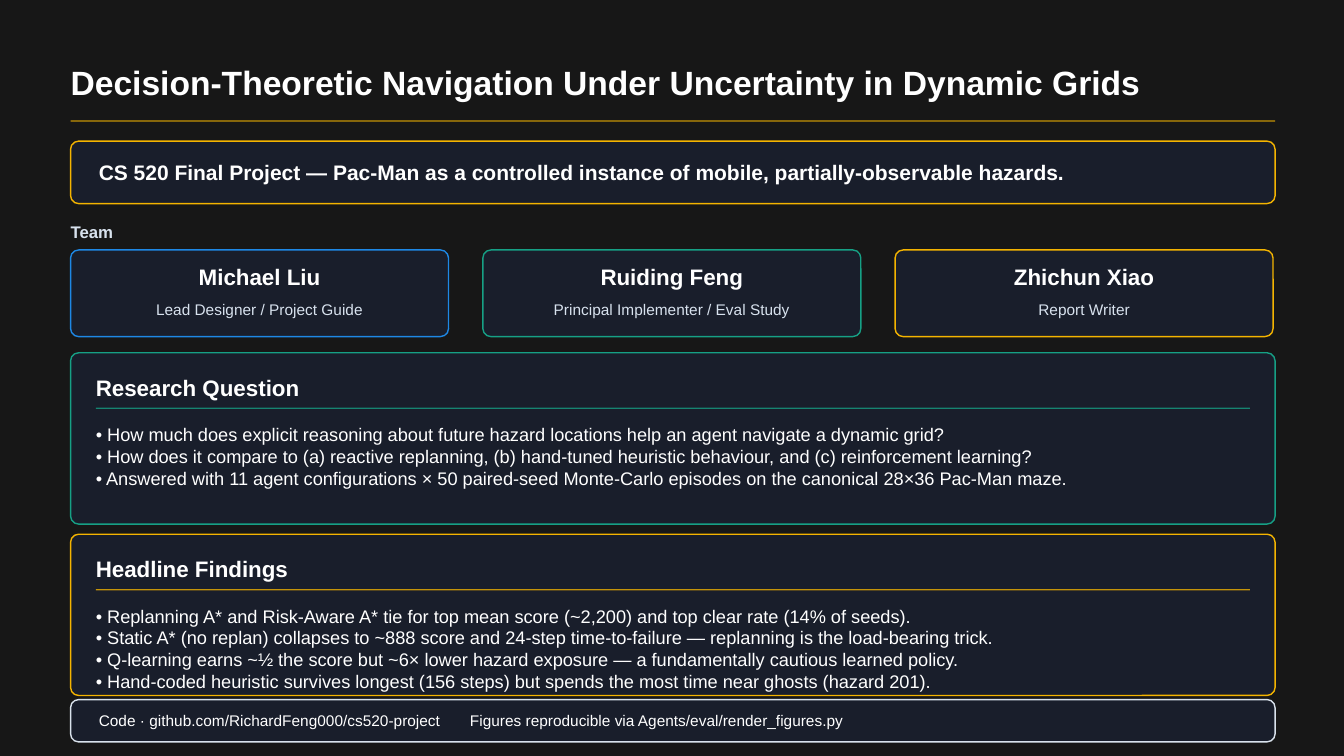
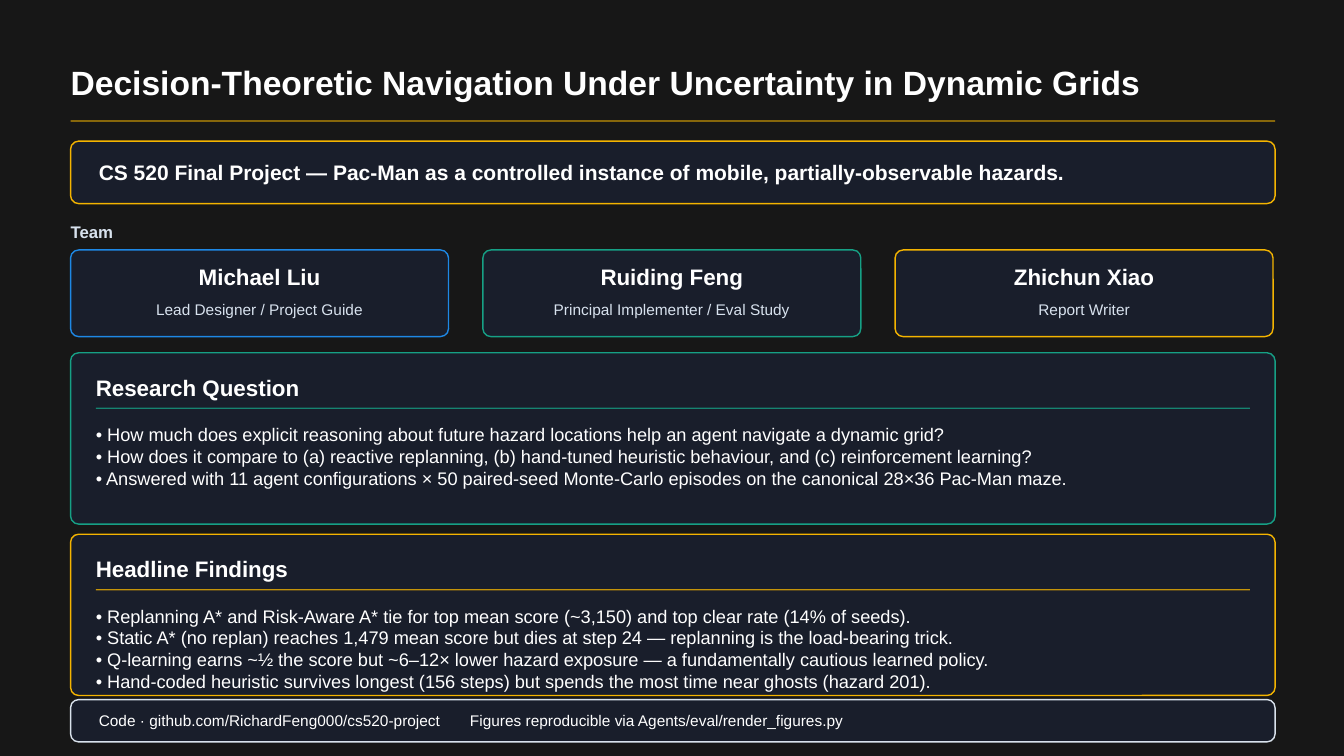
Before and after one commit to RichardFeng000/cs520-project, a slide deck: slide 1 of final_ppt/pacman_rl_final.pptx. Drawn at 1344x756 pixels with LibreOffice and Linux fonts; fonts in the diff are those of the drawing; background and template pictures are left out; a plain dark background stands for a picture behind light text. Boxes give left, top, right and bottom in pixels: in the first picture for what was removed or moved away, otherwise in the second. Text is boxed around its words. In the diff, an @@ line names an element or a change of style, - is before the commit and + after.

Commit message:
refresh final deck with notebook figures and updated stats
- swap fig01/03/05/07 in pacman_rl_final.pptx for the PNGs rendered
  inline by monte_carlo_analysis.ipynb after the per-agent death-policy
  re-eval (n=50, seed=1000)
- update headline numbers in build_ppt.js (mean scores, hazard ratios,
  best run, TTF) to match the new summary_n50_seed1000.json
- check the regenerated notebooks/figures/ PNGs into the repo

```diff
--- a/final_ppt/pacman_rl_final.pptx
+++ b/final_ppt/pacman_rl_final.pptx
@@ text at (107, 609, 988, 670): text changed @@
-• Replanning A* and Risk-Aware A* tie for top mean score (~2,200) and top clear rate (14% of seeds).
-• Static A* (no replan) collapses to ~888 score and 24-step time-to-failure — replanning is the load-bearing trick.
-• Q-learning earns ~½ the score but ~6× lower hazard exposure — a fundamentally cautious learned policy.
+• Replanning A* and Risk-Aware A* tie for top mean score (~3,150) and top clear rate (14% of seeds).
+• Static A* (no replan) reaches 1,479 mean score but dies at step 24 — replanning is the load-bearing trick.
+• Q-learning earns ~½ the score but ~6–12× lower hazard exposure — a fundamentally cautious learned policy.
```
Also in this commit, not shown: 5 other slides changed, 11 other files.
